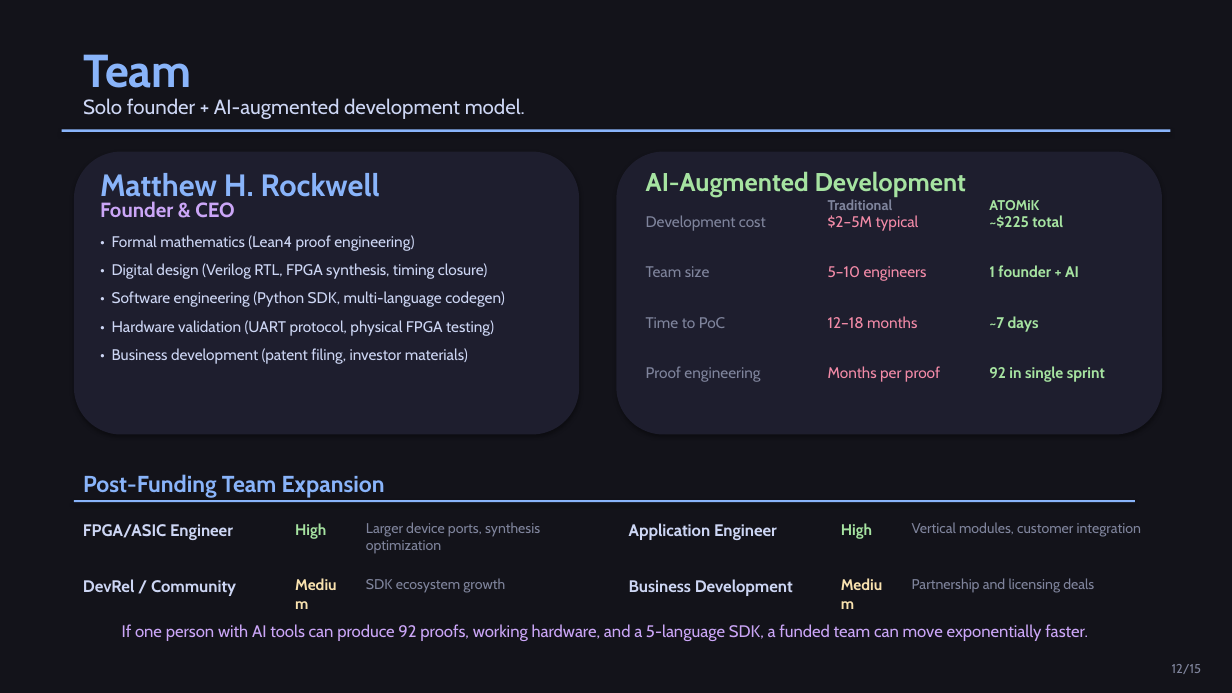
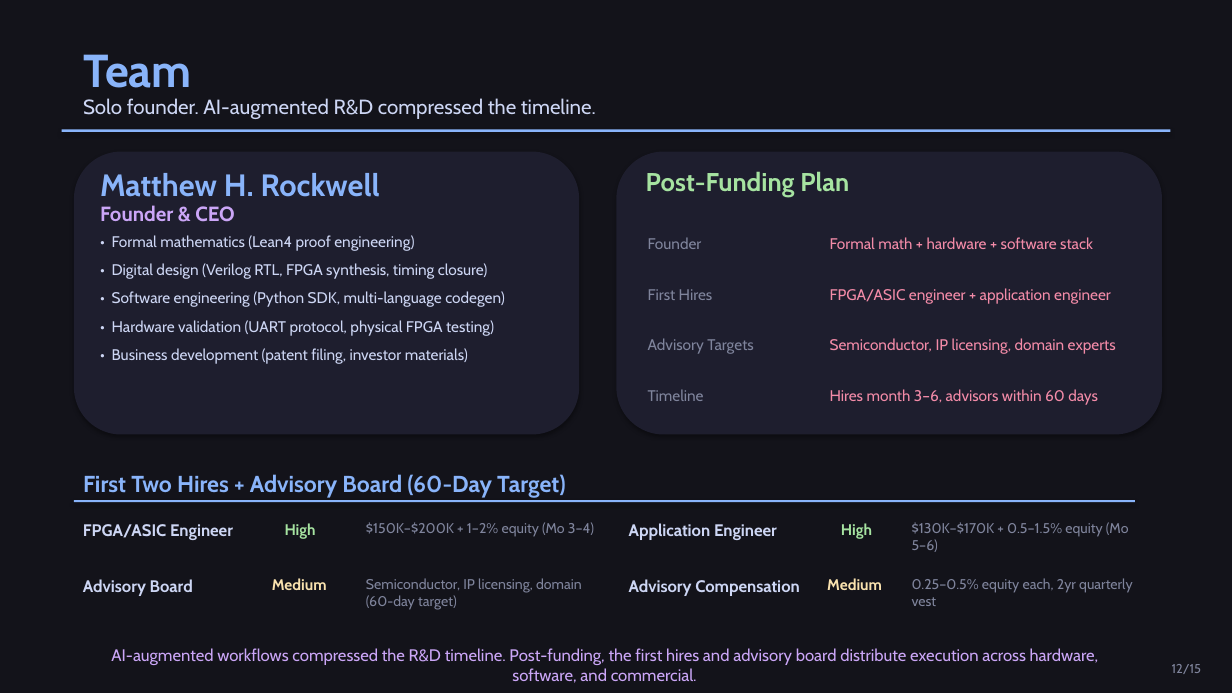
Before and after one commit to MatthewHRockwell/ATOMiK, a slide deck: slide 12 of business/pitch_deck/ATOMiK_Investor_Deck.pptx. Drawn at 1232x693 pixels with LibreOffice and Linux fonts; fonts in the diff are those of the drawing. Boxes give left, top, right and bottom in pixels: in the first picture for what was removed or moved away, otherwise in the second. Text is boxed around its words. In the diff, an @@ line names an element or a change of style, - is before the commit and + after.

```diff
--- a/business/pitch_deck/ATOMiK_Investor_Deck.pptx
+++ b/business/pitch_deck/ATOMiK_Investor_Deck.pptx
@@ text at [83, 98, 596, 119]: text changed @@
-Solo founder + AI-augmented development model.
+Solo founder. AI-augmented R&D compressed the timeline.
@@ text at [646, 171, 849, 197]: text changed @@
-AI-Augmented Development
+Post-Funding Plan
@@ text "Founder & CEO": place and size @@
-text "Founder & CEO" at [100, 201, 234, 218]
+text "Founder & CEO" at [100, 205, 234, 222]
@@ text removed at [828, 199, 893, 210] @@
-Traditional
@@ text removed at [989, 200, 1039, 210] @@
-ATOMiK
@@ text at [648, 237, 702, 249]: text changed @@
-Development cost
+Founder
@@ text at [830, 237, 1093, 249]: text changed @@
-$2–5M typical
+Formal math + hardware + software stack
@@ text removed at [989, 215, 1063, 228] @@
-~$225 total
@@ text removed at [989, 265, 1079, 277] @@
-1 founder + AI
@@ text at [648, 289, 713, 300]: text changed @@
-Team size
+First Hires
@@ text at [830, 288, 1111, 304]: text changed @@
-5–10 engineers
+FPGA/ASIC engineer + application engineer
@@ text removed at [989, 316, 1039, 332] @@
-~7 days
@@ text at [648, 338, 754, 354]: text changed @@
-Time to PoC
+Advisory Targets
@@ text at [830, 338, 1116, 354]: text changed @@
-12–18 months
+Semiconductor, IP licensing, domain experts
@@ text at [648, 389, 704, 401]: text changed @@
-Proof engineering
+Timeline
@@ text at [830, 389, 1098, 405]: text changed @@
-Months per proof
+Hires month 3–6, advisors within 60 days
@@ text removed at [989, 366, 1105, 382] @@
-92 in single sprint
@@ text at [83, 474, 566, 498]: text changed @@
-Post-Funding Team Expansion
+First Two Hires + Advisory Board (60-Day Target)
@@ text "High": place and size @@
-text "High" at [295, 523, 326, 539]
+text "High" at [285, 523, 316, 539]
@@ text at [366, 522, 594, 537]: text changed @@
-Larger device ports, synthesis optimization
+$150K–$200K + 1–2% equity (Mo 3–4)
@@ text at [912, 522, 1129, 552]: text changed @@
-Vertical modules, customer integration
+$130K–$170K + 0.5–1.5% equity (Mo 5–6)
@@ text at [83, 579, 193, 596]: text changed @@
-DevRel / Community
+Advisory Board
@@ text "Medium" rewrapped from [287, 571, 348, 596] to [272, 578, 327, 590] @@
@@ text at [366, 578, 582, 610]: text changed @@
-SDK ecosystem growth
+Semiconductor, IP licensing, domain (60-day target)
@@ text at [629, 579, 799, 596]: text changed @@
-Business Development
+Advisory Compensation
@@ text "Medium" rewrapped from [832, 571, 893, 596] to [827, 578, 882, 590] @@
@@ text at [912, 578, 1132, 606]: text changed @@
-Partnership and licensing deals
+0.25–0.5% equity each, 2yr quarterly vest
@@ text at [111, 648, 1099, 683]: text changed @@
-If one person with AI tools can produce 92 proofs, working hardware, and a 5-language SDK, a funded team can move exponentially faster.
+AI-augmented workflows compressed the R&D timeline. Post-funding, the first hires and advisory board distribute execution across hardware, software, and commercial.
```
Also in this commit, not shown: 14 other slides changed, 35 other files.
